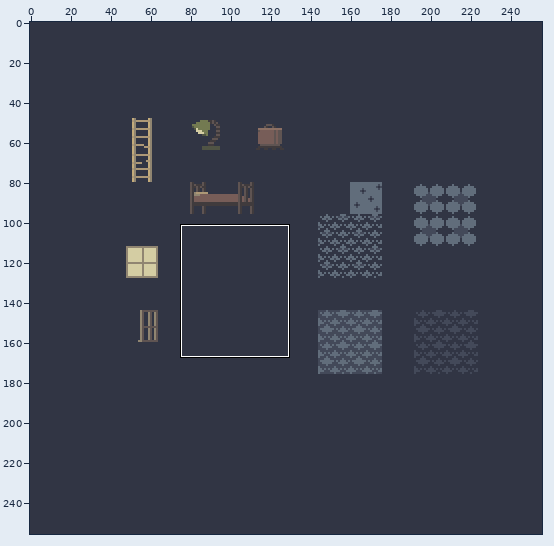
Pixel-art file: assets/Tile/Interior.ase. Above: a wide view before the commit, with the close-up outlined.
Close-up. The starting point:
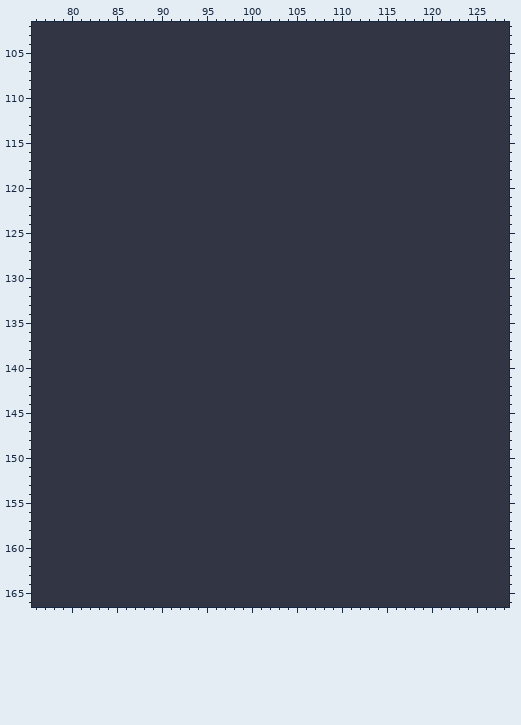
256x256 pixels, 1 frame. Colours within 5 levels of each other are drawn and written as one. Shown: x 76..128, y 102..166.
New version:
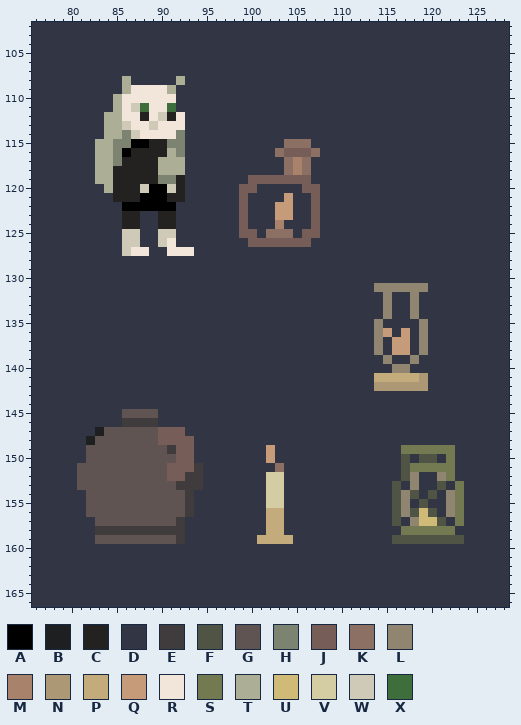
Palette (. is transparent): A #000000  B #1d1f21  C #232220  D #313544  E #403b3d  F #505445  G #5f5452  H #7c8371  J #775d58  K #8c7064  L #908571  M #a8826b  N #ad9876  P #c3ab7b  Q #c69b79  R #f2e5d9  S #737a51  T #acaf96  U #cfba77  V #d4cda3  W #cfcab7  X #3e6e3c
The exact change:
layer "lsmp" added
layer "Layer 5" added
layer "jug" added
layer "handles" added
layer "reference scale" added
@@ x 81..109 @@
 107 DDDDDDDDDDDDDDDDDDDDDDDDDDDDD
-108 DDDDDDDDDDDDDDDDDDDDDDDDDDDDD
-109 DDDDDDDDDDDDDDDDDDDDDDDDDDDDD
-110 DDDDDDDDDDDDDDDDDDDDDDDDDDDDD
-111 DDDDDDDDDDDDDDDDDDDDDDDDDDDDD
-112 DDDDDDDDDDDDDDDDDDDDDDDDDDDDD
-113 DDDDDDDDDDDDDDDDDDDDDDDDDDDDD
-114 DDDDDDDDDDDDDDDDDDDDDDDDDDDDD
-115 DDDDDDDDDDDDDDDDDDDDDDDDDDDDD
-116 DDDDDDDDDDDDDDDDDDDDDDDDDDDDD
-117 DDDDDDDDDDDDDDDDDDDDDDDDDDDDD
-118 DDDDDDDDDDDDDDDDDDDDDDDDDDDDD
-119 DDDDDDDDDDDDDDDDDDDDDDDDDDDDD
-120 DDDDDDDDDDDDDDDDDDDDDDDDDDDDD
-121 DDDDDDDDDDDDDDDDDDDDDDDDDDDDD
-122 DDDDDDDDDDDDDDDDDDDDDDDDDDDDD
-123 DDDDDDDDDDDDDDDDDDDDDDDDDDDDD
-124 DDDDDDDDDDDDDDDDDDDDDDDDDDDDD
-125 DDDDDDDDDDDDDDDDDDDDDDDDDDDDD
-126 DDDDDDDDDDDDDDDDDDDDDDDDDDDDD
-127 DDDDDDDDDDDDDDDDDDDDDDDDDDDDD
+108 DDDDDTDDDDDTDDDDDDDDDDDDDDDDD
+109 DDDDDTRRRRTDDDDDDDDDDDDDDDDDD
+110 DDDDTRRRRRRDDDDDDDDDDDDDDDDDD
+111 DDDDTRWXRRXDDDDDDDDDDDDDDDDDD
+112 DDDTTRRCRWCRDDDDDDDDDDDDDDDDD
+113 DDDTTWRRWRRRDDDDDDDDDDDDDDDDD
+114 DDDTTHWRRRRHDDDDDDDDDDDDDDDDD
+115 DDTTHHAACCHHDDDDDDDDDDDKKKDDD
+116 DDTTHACCCCTHDDDDDDDDDDKJJJKDD
+117 DDTTHCCCCTTTDDDDDDDDDDDKMKDDD
+118 DDTTCCCCCTTTDDDDDDDDDDDKMKDDD
+119 DDTTCCCCCHHCDDDDDDDJJJJJJJDDD
+120 DDDTCCCWAAWCDDDDDDJJDDDDDJJDD
+121 DDDDCCCAAACCDDDDDDJDDDDQDDJDD
+122 DDDDDAAAAAADDDDDDDJDDDQQDDJDD
+123 DDDDDCCDDCCDDDDDDDJDDDQQDDJDD
+124 DDDDDCCDDCCDDDDDDDJDDDMDDDJDD
+125 DDDDDWWDDWWDDDDDDDJJDKKKDJJDD
+126 DDDDDWWDDWRDDDDDDDDJJJJJJJDDD
+127 DDDDDWRRDDRRRDDDDDDDDDDDDDDDD
 128 DDDDDDDDDDDDDDDDDDDDDDDDDDDDD
@@ x 76..128 @@
 130 DDDDDDDDDDDDDDDDDDDDDDDDDDDDDDDDDDDDDDDDDDDDDDDDDDDDD
-131 DDDDDDDDDDDDDDDDDDDDDDDDDDDDDDDDDDDDDDDDDDDDDDDDDDDDD
-132 DDDDDDDDDDDDDDDDDDDDDDDDDDDDDDDDDDDDDDDDDDDDDDDDDDDDD
-133 DDDDDDDDDDDDDDDDDDDDDDDDDDDDDDDDDDDDDDDDDDDDDDDDDDDDD
-134 DDDDDDDDDDDDDDDDDDDDDDDDDDDDDDDDDDDDDDDDDDDDDDDDDDDDD
-135 DDDDDDDDDDDDDDDDDDDDDDDDDDDDDDDDDDDDDDDDDDDDDDDDDDDDD
-136 DDDDDDDDDDDDDDDDDDDDDDDDDDDDDDDDDDDDDDDDDDDDDDDDDDDDD
-137 DDDDDDDDDDDDDDDDDDDDDDDDDDDDDDDDDDDDDDDDDDDDDDDDDDDDD
-138 DDDDDDDDDDDDDDDDDDDDDDDDDDDDDDDDDDDDDDDDDDDDDDDDDDDDD
-139 DDDDDDDDDDDDDDDDDDDDDDDDDDDDDDDDDDDDDDDDDDDDDDDDDDDDD
-140 DDDDDDDDDDDDDDDDDDDDDDDDDDDDDDDDDDDDDDDDDDDDDDDDDDDDD
-141 DDDDDDDDDDDDDDDDDDDDDDDDDDDDDDDDDDDDDDDDDDDDDDDDDDDDD
-142 DDDDDDDDDDDDDDDDDDDDDDDDDDDDDDDDDDDDDDDDDDDDDDDDDDDDD
+131 DDDDDDDDDDDDDDDDDDDDDDDDDDDDDDDDDDDDDDLLLLLLDDDDDDDDD
+132 DDDDDDDDDDDDDDDDDDDDDDDDDDDDDDDDDDDDDDDLDDLDDDDDDDDDD
+133 DDDDDDDDDDDDDDDDDDDDDDDDDDDDDDDDDDDDDDDLDDLDDDDDDDDDD
+134 DDDDDDDDDDDDDDDDDDDDDDDDDDDDDDDDDDDDDDDLDDLDDDDDDDDDD
+135 DDDDDDDDDDDDDDDDDDDDDDDDDDDDDDDDDDDDDDLDDDDLDDDDDDDDD
+136 DDDDDDDDDDDDDDDDDDDDDDDDDDDDDDDDDDDDDDLQDQDLDDDDDDDDD
+137 DDDDDDDDDDDDDDDDDDDDDDDDDDDDDDDDDDDDDDLDQQDLDDDDDDDDD
+138 DDDDDDDDDDDDDDDDDDDDDDDDDDDDDDDDDDDDDDLDQQDLDDDDDDDDD
+139 DDDDDDDDDDDDDDDDDDDDDDDDDDDDDDDDDDDDDDDLDDLDDDDDDDDDD
+140 DDDDDDDDDDDDDDDDDDDDDDDDDDDDDDDDDDDDDDDDLLDDDDDDDDDDD
+141 DDDDDDDDDDDDDDDDDDDDDDDDDDDDDDDDDDDDDDPPPPPNDDDDDDDDD
+142 DDDDDDDDDDDDDDDDDDDDDDDDDDDDDDDDDDDDDDNNNNNNDDDDDDDDD
 143 DDDDDDDDDDDDDDDDDDDDDDDDDDDDDDDDDDDDDDDDDDDDDDDDDDDDD
 144 DDDDDDDDDDDDDDDDDDDDDDDDDDDDDDDDDDDDDDDDDDDDDDDDDDDDD
-145 DDDDDDDDDDDDDDDDDDDDDDDDDDDDDDDDDDDDDDDDDDDDDDDDDDDDD
-146 DDDDDDDDDDDDDDDDDDDDDDDDDDDDDDDDDDDDDDDDDDDDDDDDDDDDD
-147 DDDDDDDDDDDDDDDDDDDDDDDDDDDDDDDDDDDDDDDDDDDDDDDDDDDDD
-148 DDDDDDDDDDDDDDDDDDDDDDDDDDDDDDDDDDDDDDDDDDDDDDDDDDDDD
-149 DDDDDDDDDDDDDDDDDDDDDDDDDDDDDDDDDDDDDDDDDDDDDDDDDDDDD
-150 DDDDDDDDDDDDDDDDDDDDDDDDDDDDDDDDDDDDDDDDDDDDDDDDDDDDD
-151 DDDDDDDDDDDDDDDDDDDDDDDDDDDDDDDDDDDDDDDDDDDDDDDDDDDDD
-152 DDDDDDDDDDDDDDDDDDDDDDDDDDDDDDDDDDDDDDDDDDDDDDDDDDDDD
-153 DDDDDDDDDDDDDDDDDDDDDDDDDDDDDDDDDDDDDDDDDDDDDDDDDDDDD
-154 DDDDDDDDDDDDDDDDDDDDDDDDDDDDDDDDDDDDDDDDDDDDDDDDDDDDD
-155 DDDDDDDDDDDDDDDDDDDDDDDDDDDDDDDDDDDDDDDDDDDDDDDDDDDDD
-156 DDDDDDDDDDDDDDDDDDDDDDDDDDDDDDDDDDDDDDDDDDDDDDDDDDDDD
-157 DDDDDDDDDDDDDDDDDDDDDDDDDDDDDDDDDDDDDDDDDDDDDDDDDDDDD
-158 DDDDDDDDDDDDDDDDDDDDDDDDDDDDDDDDDDDDDDDDDDDDDDDDDDDDD
-159 DDDDDDDDDDDDDDDDDDDDDDDDDDDDDDDDDDDDDDDDDDDDDDDDDDDDD
+145 DDDDDDDDDDGGGGDDDDDDDDDDDDDDDDDDDDDDDDDDDDDDDDDDDDDDD
+146 DDDDDDDDDDEEEEDDDDDDDDDDDDDDDDDDDDDDDDDDDDDDDDDDDDDDD
+147 DDDDDDDBGGGGGGJJJDDDDDDDDDDDDDDDDDDDDDDDDDDDDDDDDDDDD
+148 DDDDDDBGGGGGGGJJJJDDDDDDDDDDDDDDDDDDDDDDDDDDDDDDDDDDD
+149 DDDDDDGGGGGGGGGEJJDDDDDDDDQDDDDDDDDDDDDDDSSSSSSDDDDDD
+150 DDDDDDGGGGGGGGGGJJDDDDDDDDQDDDDDDDDDDDDDDFDFFDSDDDDDD
+151 DDDDDGGGGGGGGGGJJJEDDDDDDDDKDDDDDDDDDDDDDFSSSSSDDDDDD
+152 DDDDDGGGGGGGGGGJJEEDDDDDDDVVDDDDDDDDDDDDDFLDDLSDDDDDD
+153 DDDDDGGGGGGGGGGGEEEDDDDDDDVVDDDDDDDDDDDDFDLDDFDSDDDDD
+154 DDDDDDGGGGGGGGGGGEDDDDDDDDVVDDDDDDDDDDDDFLFDFDLSDDDDD
+155 DDDDDDGGGGGGGGGGGEDDDDDDDDVVDDDDDDDDDDDDFLDFDDLSDDDDD
+156 DDDDDDGGGGGGGGGGGEDDDDDDDDPPDDDDDDDDDDDDFLFUFDLSDDDDD
+157 DDDDDDDGGGGGGGGGEDDDDDDDDDPPDDDDDDDDDDDDFDLUUFDSDDDDD
+158 DDDDDDDEEEEEEEEEEDDDDDDDDDPPDDDDDDDDDDDDDSSSSSSDDDDDD
+159 DDDDDDDGGGGGGGGGEDDDDDDDDPPPPDDDDDDDDDDDFFFFFFFFDDDDD
 160 DDDDDDDDDDDDDDDDDDDDDDDDDDDDDDDDDDDDDDDDDDDDDDDDDDDDD
Changed places in both close-ups, as pixel boxes (x1, y1, x2, y2):
changed: (95, 76, 194, 256)
changed: (239, 139, 320, 247)
changed: (374, 283, 428, 391)
changed: (77, 409, 203, 544)
changed: (257, 445, 293, 544)
changed: (392, 445, 464, 544)
